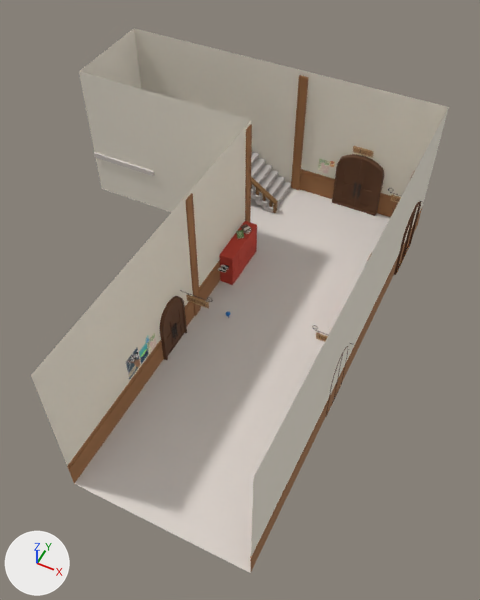
A saved change to the FBX model Assets/05_Models/corridor1.fbx.
One viewpoint serves both versions: a 50 mm lens placed at (0.287, -0.465, 0.523), pointed at (0.095, -0.081, 0.043). Arrows for +X, +Y and +Z are at lower left; the lights stay in place. Where no turn or scale is listed for an object, it has been applied to the vertices. Vertices at the same position are counted once.

Objects in the first picture: 'corrodor1'.
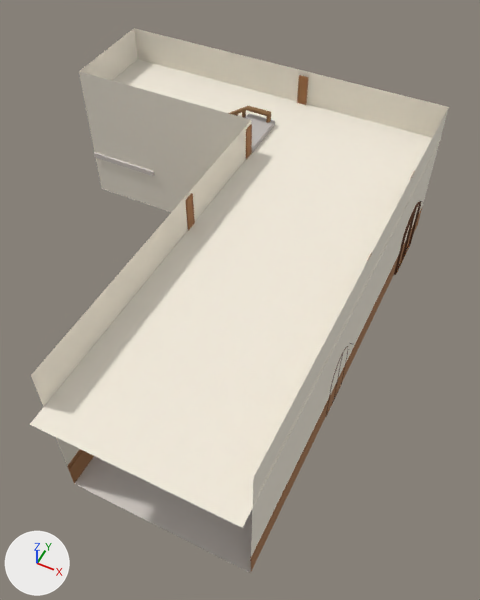
The newer file is also turned or shifted as a whole; pictures and numbers use the older file's frame.

Where the change shows, as pixel boxes (x1, y1, x2, y2) in the pictures (480 x 600 px):
'Object193', added
    after: (30, 59, 441, 528)
part 1 of me_mesh, added
    after: (245, 114, 275, 153)
part 2 of me_mesh, added
    after: (229, 106, 271, 123)

Diff of the bpy script that builds the scene:
```diff
--- a/Assets/05_Models/corridor1.fbx.py
+++ b/Assets/05_Models/corridor1.fbx.py
@@ me_mesh @@
 # used by ob_corrodor1; location = (0.0, 0.0, 0.0)
-me_mesh.from_pydata(...)  # 4833 vertices, 4377 faces; spans x -0.16..0.214, y -0.294..0.154, z -0.01..0.156
+me_mesh.from_pydata(...)  # 5061 vertices, 4523 faces; spans x -0.16..0.214, y -0.294..0.154, z -0.01..0.156
+# me_mesh part 1: a new loose piece, a box spanning x 0.0151..0.0463, y 0.0455..0.1004, z 0.1172..0.1229, in mat_material__100 (picture img_corridor_png)
+# me_mesh part 2
+# 116 vertices are added at x -0.085..0.045, y 0.046..0.151, z -0.001..0.133
+# 10 new vertices lie (0.0, 0.005, 0.0) away from vertices in x -0.085..0.042, y 0.094, z 0.051..0.133
+# 6 new vertices lie (0.01, 0.0, 0.0) away from vertices in x -0.082..0.031, y 0.046..0.151, z -0.001..0.056
+# 74 new faces join them, mat_material__100 (picture img_corridor_png)
 me_mesh.materials.append(mat_material__100)
@@ me_mesh_1 @@
+me_mesh_1.from_pydata(...)  # 13 vertices, 6 faces; spans x -0.187..0.185, y -0.232..0.232, z 0.044
+me_mesh_1.materials.append(mat_material__100)  # picture img_corridor_png
@@ ob_object193 @@
+ob_object193 = bpy.data.objects.new('Object193', me_mesh_1)
+ob_object193.location = (0.027, -0.078, 0.073)
```
